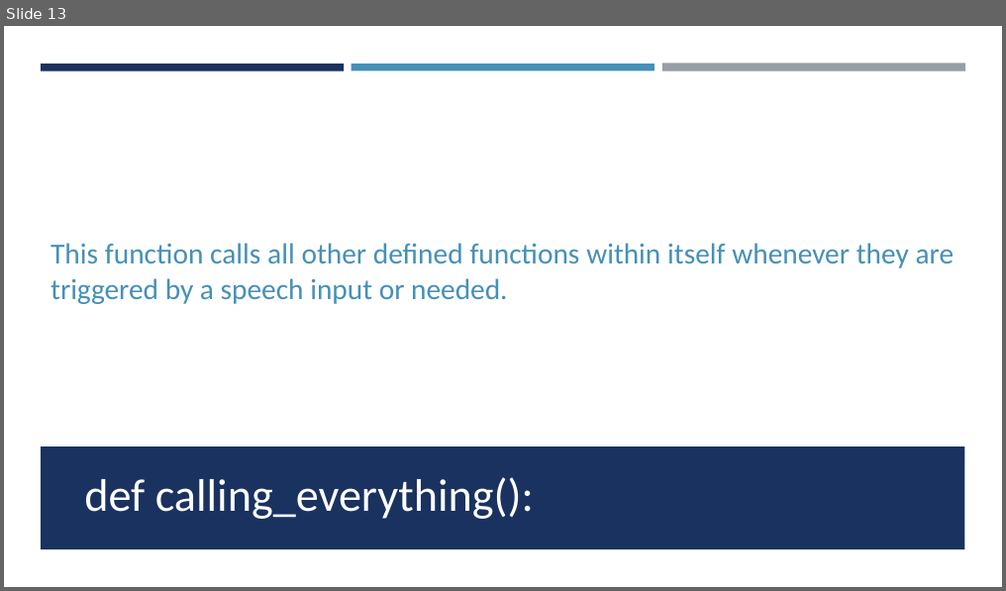
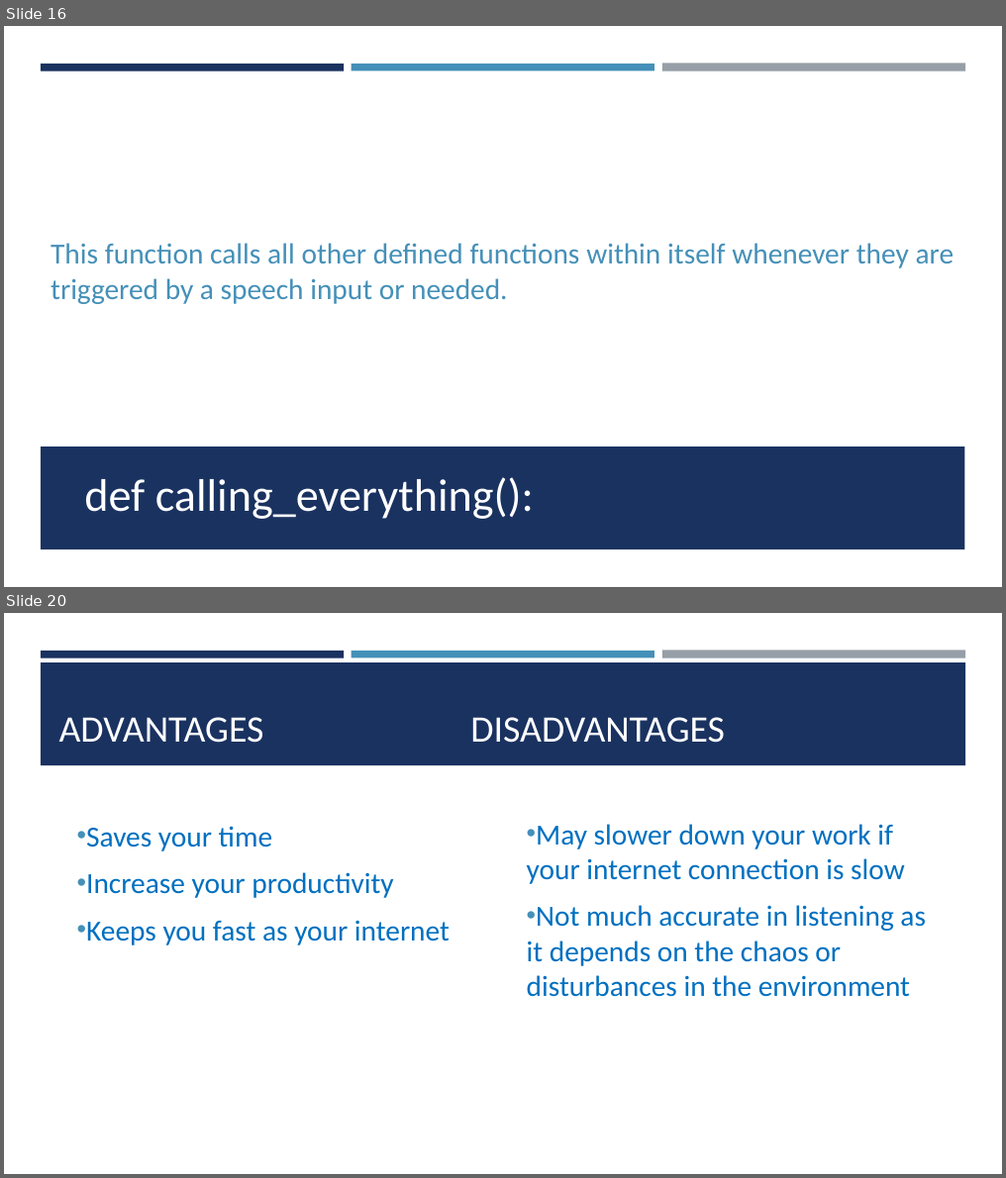
Before and after one commit to GopalSharma16/BROTHER-The-A.I., a slide deck: BROTHER.pptx. Shown one above the other, each under a label of ours: slide 13 before the commit, slides 16 and 20 after it; the slides between them are not shown. The pictures are 1006x591 and 1006x1178 pixels, drawn with LibreOffice and Linux fonts; fonts in the diff are those of the drawing. Boxes give left, top, right and bottom in pixels: in the first picture for what was removed or moved away, otherwise in the second. Text is boxed around its words. In the diff, an @@ line names an element or a change of style, - is before the commit and + after.

```diff
--- a/BROTHER.pptx
+++ b/BROTHER.pptx
@@ slide 20 added at bbox=[4, 613, 1002, 1174], background #FFFFFF; not listed: 3 template elements that a slide beside it also shows @@
@@ rectangle added at bbox=[41, 663, 966, 765], fill #1A3260 @@
@@ title added at bbox=[59, 717, 725, 743], 36 pt, text #FFFFFF @@
+ADVANTAGES DISADVANTAGES
@@ text added at bbox=[86, 826, 450, 946], 28 pt, text #0070C0 @@
+• Saves your time
+• Increase your productivity
+• Keeps you fast as your internet
@@ text added at bbox=[527, 824, 926, 997], 28 pt, text #0070C0 @@
+• May slower down your work if your internet connection is slow
+• Not much accurate in listening as it depends on the chaos or disturbances in the environment
@@ what was slide 13 is now slide 16 @@
```
Also in this commit, not shown: 1 slide changed, 11 other slides added.
